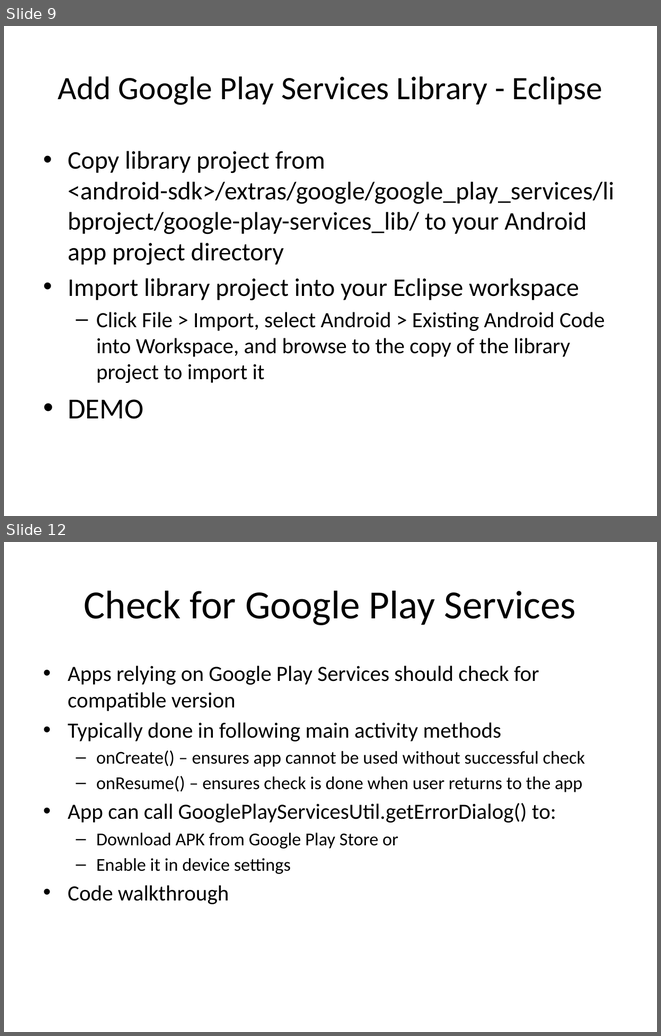
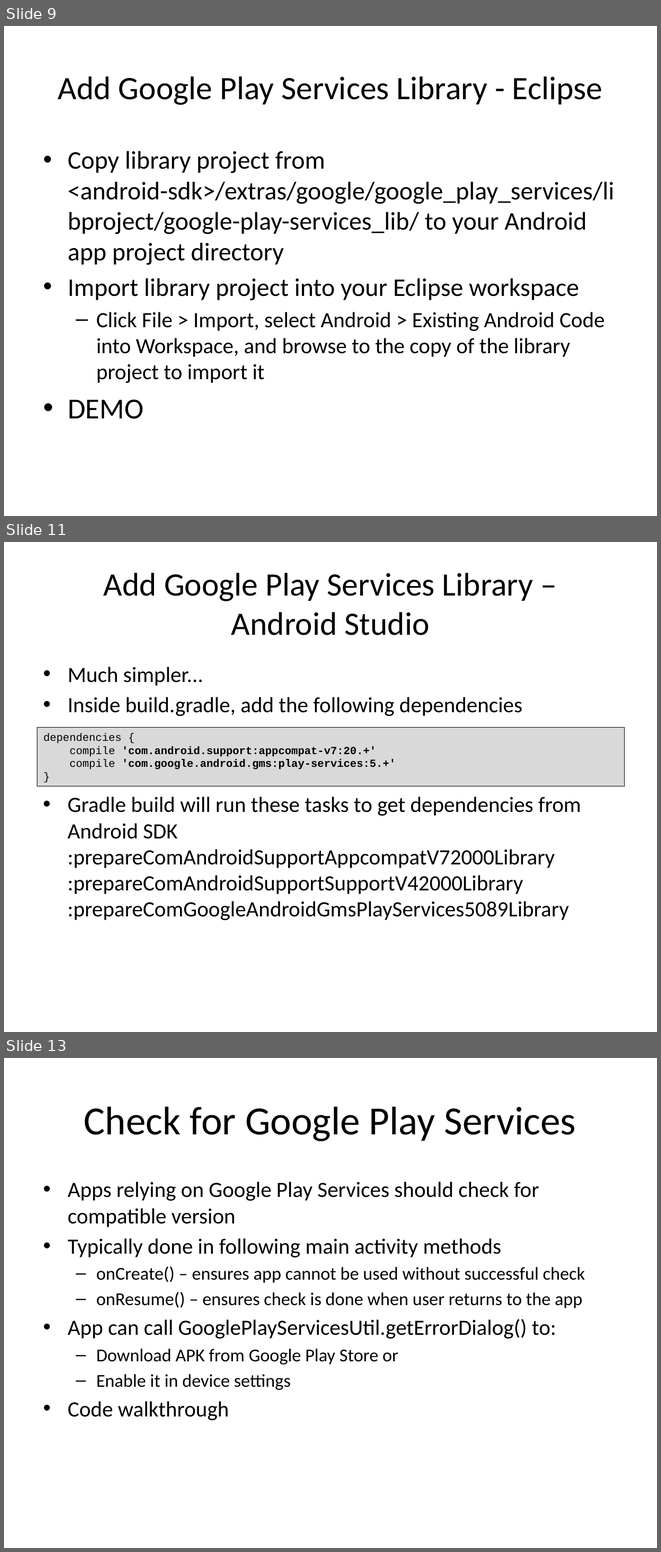
Before and after one commit to LeadingEDJE/MobilePushNotification, a slide deck: Implementing Push Notification in Android.pptx. Shown one above the other, each under a label of ours: slides 9 and 12 before the commit, slides 9, 11 and 13 after it; the slides between them are not shown. The pictures are 661x1036 and 661x1552 pixels, drawn with LibreOffice and Linux fonts; fonts in the diff are those of the drawing; background and template pictures are left out. Boxes give left, top, right and bottom in pixels: in the first picture for what was removed or moved away, otherwise in the second. Text is boxed around its words. In the diff, an @@ line names an element or a change of style, - is before the commit and + after.

```diff
--- a/Implementing Push Notification in Android.pptx
+++ b/Implementing Push Notification in Android.pptx
@@ slide 11 added at [4,542,657,1032], background picture (left out) @@
@@ title added at [104,573,533,635], 36 pt, text #000000 @@
+Add Google Play Services Library –
+Android Studio
@@ text added at [68,667,522,716], 24 pt, text #000000 @@
+• Much simpler...
+• Inside build.gradle, add the following dependencies
@@ rectangle added at [37,727,624,786], fill #D9D9D9, outline #000000 0.75 pt, 12 pt, text #000000, bold @@
+dependencies {
+compile 'com.android.support:appcompat-v7:20.+'
+compile 'com.google.android.gms:play-services:5.+'
+}
@@ text added at [68,796,581,920], 24 pt, text #000000 @@
+• Gradle build will run these tasks to get dependencies from Android SDK
+  :prepareComAndroidSupportAppcompatV72000Library
+  :prepareComAndroidSupportSupportV42000Library
+  :prepareComGoogleAndroidGmsPlayServices5089Library
@@ what was slide 12 is now slide 13 @@
```
Also in this commit, not shown: 3 slides changed, 1 other slide added.
